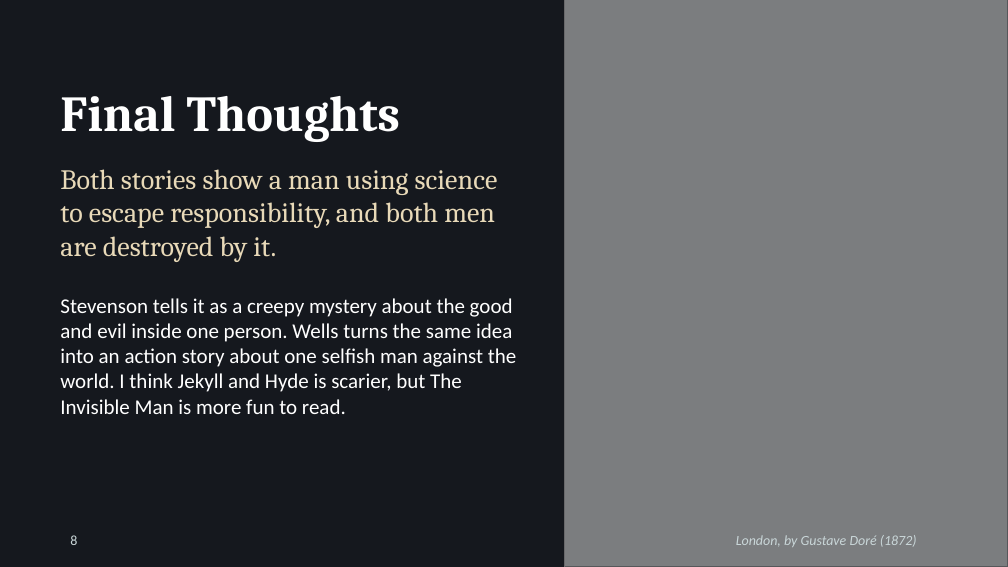
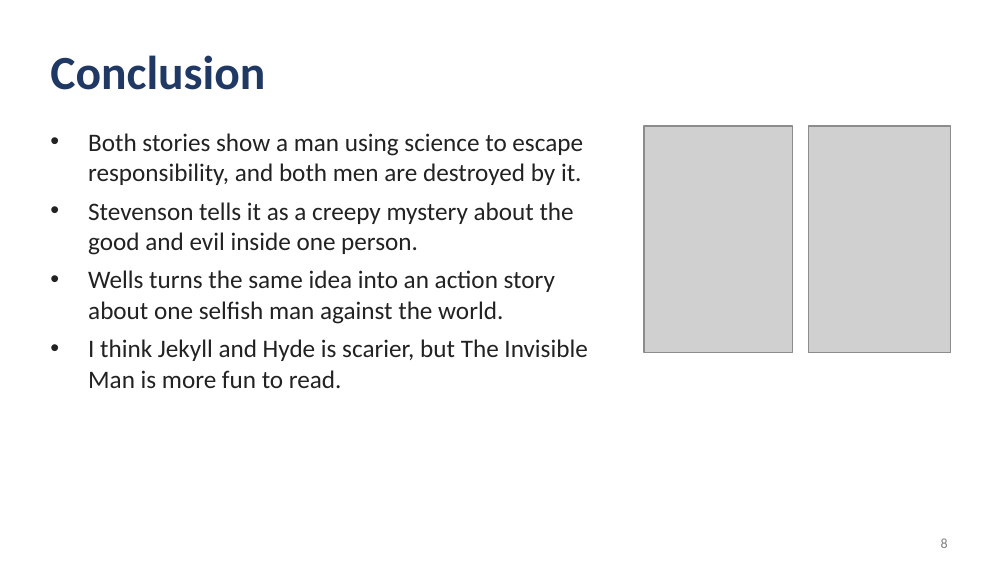
Before and after one commit to mugen123123/Mugen123123, a slide deck: slide 8 of Homework/English_Jekyll_Hyde_Adaptation_Presentation/Presentations/Jekyll_Hyde_vs_Invisible_Man_Presentation.pptx. Drawn at 1008x567 pixels with LibreOffice and Linux fonts; fonts in the diff are those of the drawing; grey boxes stand for pictures. Boxes give left, top, right and bottom in pixels: in the first picture for what was removed or moved away, otherwise in the second. Text is boxed around its words. In the diff, an @@ line names an element or a change of style, - is before the commit and + after.

```diff
--- a/Homework/English_Jekyll_Hyde_Adaptation_Presentation/Presentations/Jekyll_Hyde_vs_Invisible_Man_Presentation.pptx
+++ b/Homework/English_Jekyll_Hyde_Adaptation_Presentation/Presentations/Jekyll_Hyde_vs_Invisible_Man_Presentation.pptx
@@ background #15181E to #FFFFFF @@
@@ picture removed at bbox=[564, 0, 1008, 566] @@
@@ rectangle removed at bbox=[564, 0, 1008, 566] @@
@@ title added at bbox=[50, 55, 265, 90], 34 pt, text #1F3864, bold @@
+Conclusion
@@ title removed at bbox=[60, 96, 400, 142] @@
-Final Thoughts
@@ text at bbox=[88, 133, 587, 388]: text changed; size 15 to 18 pt; text colour #FFFFFF to #222222 @@
-Stevenson tells it as a creepy mystery about the good and evil inside one person. Wells turns the same idea into an action story about one selfish man against the world. I think Jekyll and Hyde is scarier, but The Invisible Man is more fun to read.
+• Both stories show a man using science to escape responsibility, and both men are destroyed by it.
+• Stevenson tells it as a creepy mystery about the good and evil inside one person.
+• Wells turns the same idea into an action story about one selfish man against the world.
+• I think Jekyll and Hyde is scarier, but The Invisible Man is more fun to read.
@@ picture added at bbox=[644, 126, 792, 353] @@
@@ picture added at bbox=[808, 126, 952, 353] @@
@@ text removed at bbox=[60, 169, 498, 262] @@
-Both stories show a man using science to escape responsibility, and both men are destroyed by it.
@@ text removed at bbox=[736, 535, 917, 547] @@
-London, by Gustave Doré (1872)
@@ page number: place and size @@
-page number at bbox=[70, 535, 77, 545]
+page number at bbox=[941, 538, 948, 548]
@@ page number at bbox=[941, 538, 948, 548]: text colour #C9D6D8 to #7F7F7F; alignment left to right @@
```
Also in this commit, not shown: 8 other slides changed, 2 other files.
